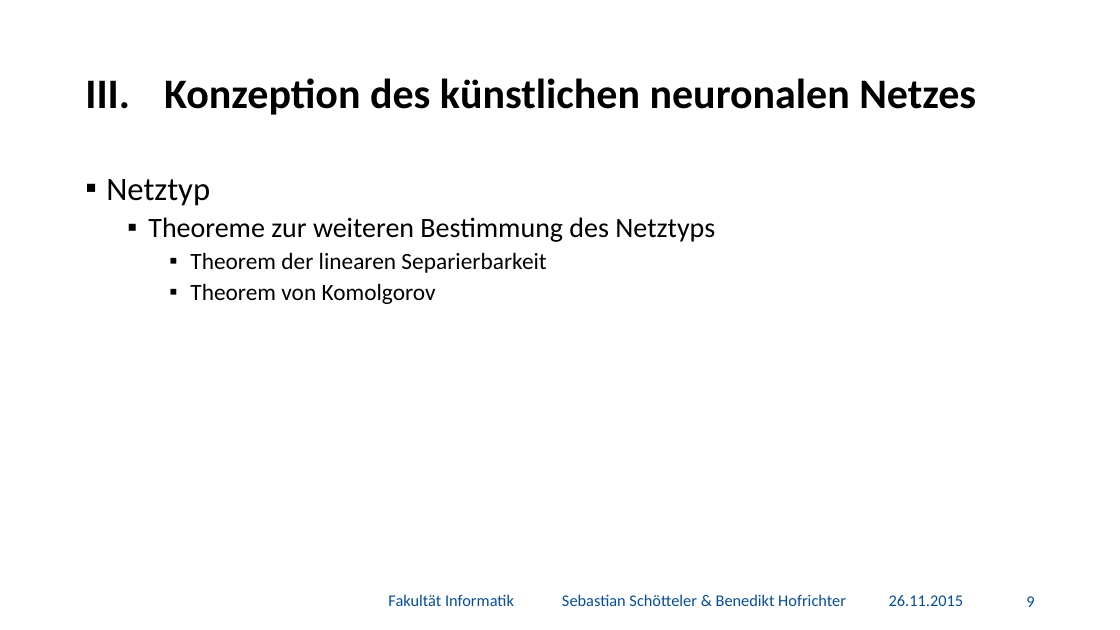
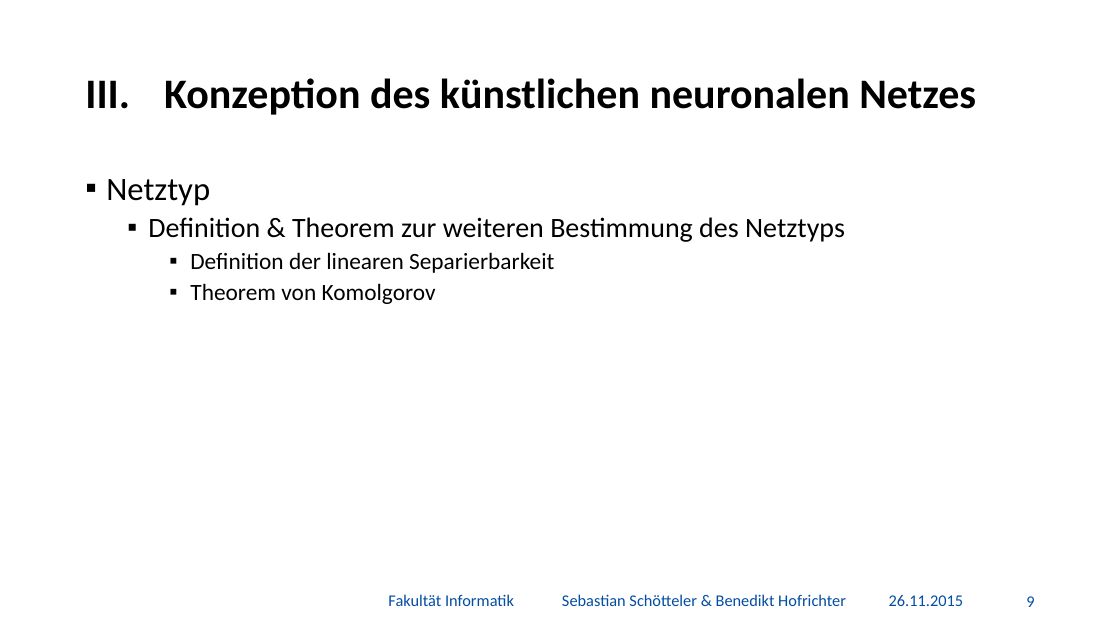
Before and after one commit to BenediktGitGit/soco15, a slide deck: slide 10 of 3b) Vortrag/Präsentation.pptx. Drawn at 1120x630 pixels with LibreOffice and Linux fonts; fonts in the diff are those of the drawing; background and template pictures are left out. Boxes give left, top, right and bottom in pixels: in the first picture for what was removed or moved away, otherwise in the second. Text is boxed around its words. In the diff, an @@ line names an element or a change of style, - is before the commit and + after.

```diff
--- a/3b) Vortrag/Präsentation.pptx
+++ b/3b) Vortrag/Präsentation.pptx
@@ text at box(148, 217, 845, 273): text changed @@
-  ▪ Theoreme zur weiteren Bestimmung des Netztyps
-    ▪ Theorem der linearen Separierbarkeit
+  ▪ Definition & Theorem zur weiteren Bestimmung des Netztyps
+    ▪ Definition der linearen Separierbarkeit
```
Also in this commit, not shown: 5 other slides changed, 1 slide added.
